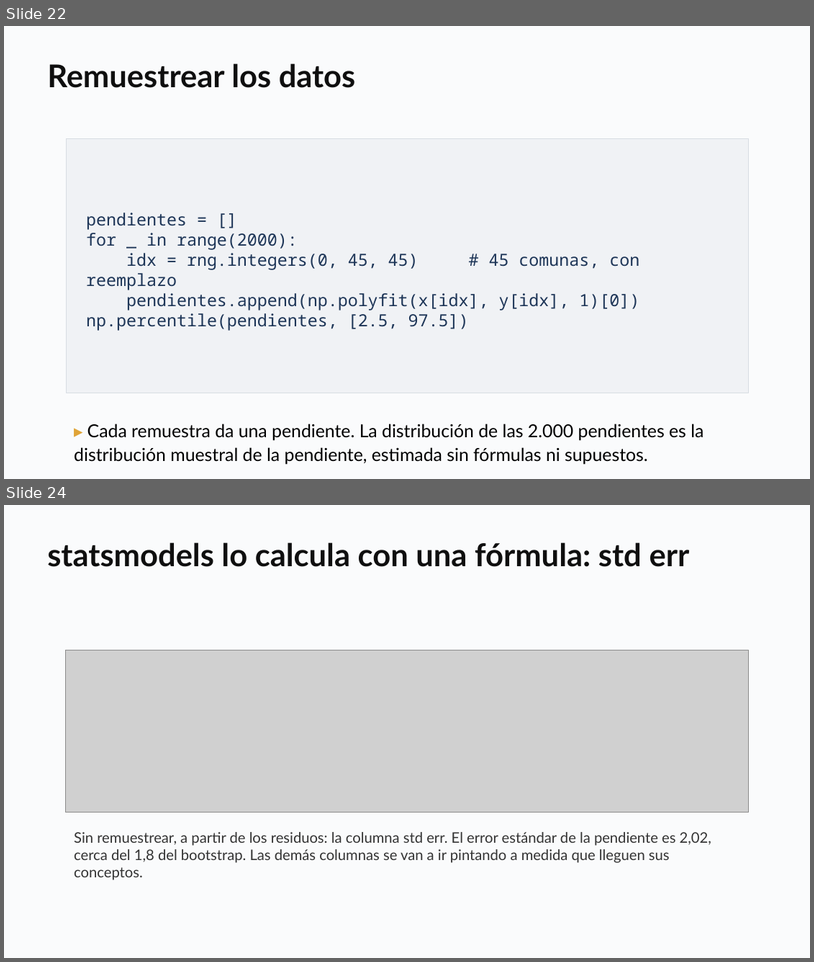
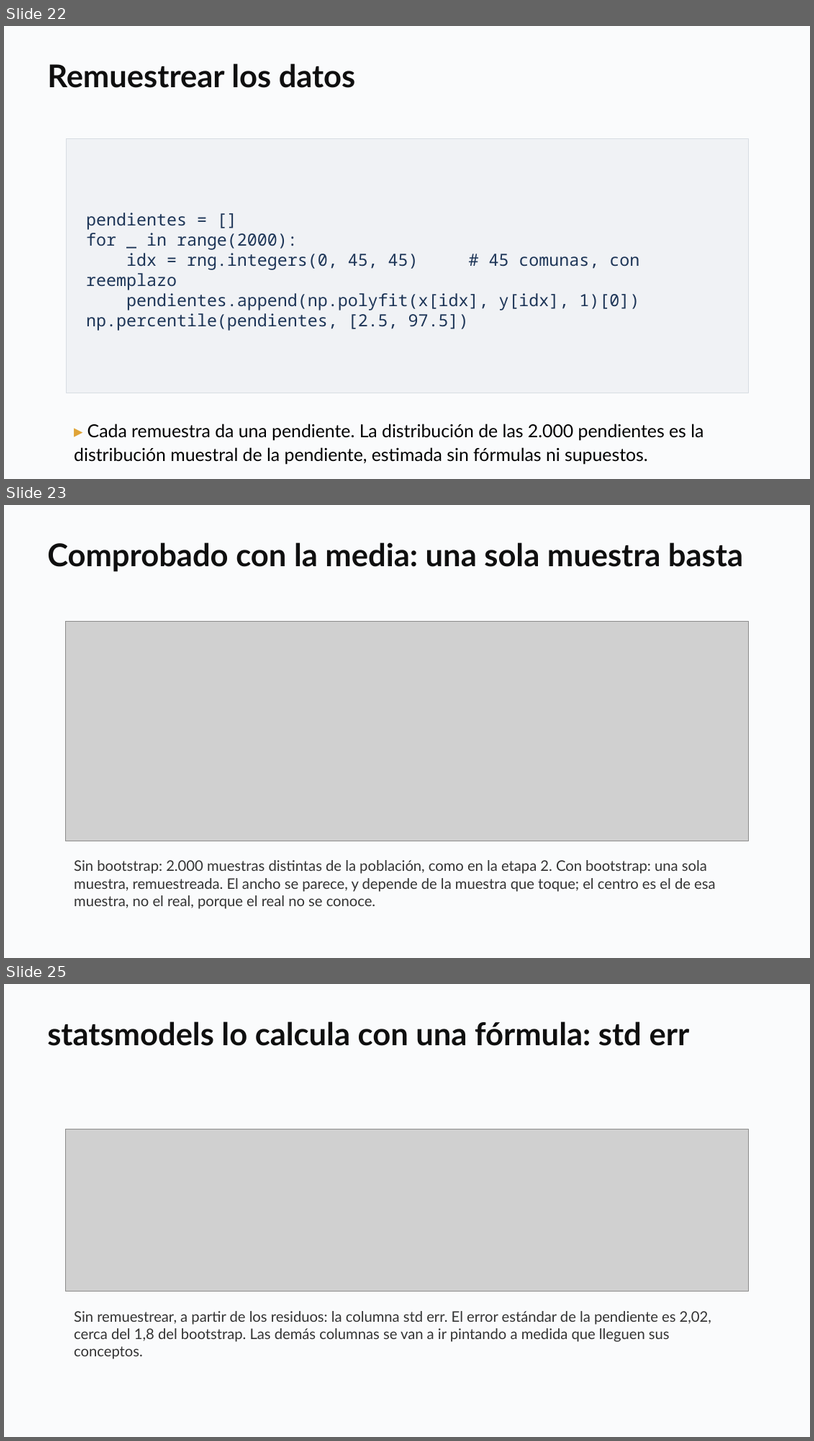
Before and after one commit to daniopitz/diplomado-cdd, a slide deck: presentaciones/clase05_probabilidad_inferencia.pptx. Shown one above the other, each under a label of ours: slides 22 and 24 before the commit, slides 22, 23 and 25 after it; the slides between them are not shown. The pictures are 814x962 and 814x1441 pixels, drawn with LibreOffice and Linux fonts; fonts in the diff are those of the drawing; grey boxes stand for pictures. Boxes give left, top, right and bottom in pixels: in the first picture for what was removed or moved away, otherwise in the second. Text is boxed around its words. In the diff, an @@ line names an element or a change of style, - is before the commit and + after.

```diff
--- a/presentaciones/clase05_probabilidad_inferencia.pptx
+++ b/presentaciones/clase05_probabilidad_inferencia.pptx
@@ slide 23 added at bbox=[4, 505, 810, 958], background #FFFFFF @@
@@ rectangle added at bbox=[4, 505, 810, 958], fill #FAFBFC @@
@@ text added at bbox=[47, 542, 743, 572], 28 pt, text #0F0F0F, bold @@
+Comprobado con la media: una sola muestra basta
@@ picture added at bbox=[65, 621, 748, 841] @@
@@ text added at bbox=[74, 860, 715, 909], 13 pt, text #333333 @@
+Sin bootstrap: 2.000 muestras distintas de la población, como en la etapa 2. Con bootstrap: una sola muestra, remuestreada. El ancho se parece, y depende de la muestra que toque; el centro es el de esa muestra, no el real, porque el real no se conoce.
@@ what was slide 24 is now slide 25 @@
```
Also in this commit, not shown: 1 slide changed, 3 other files.
